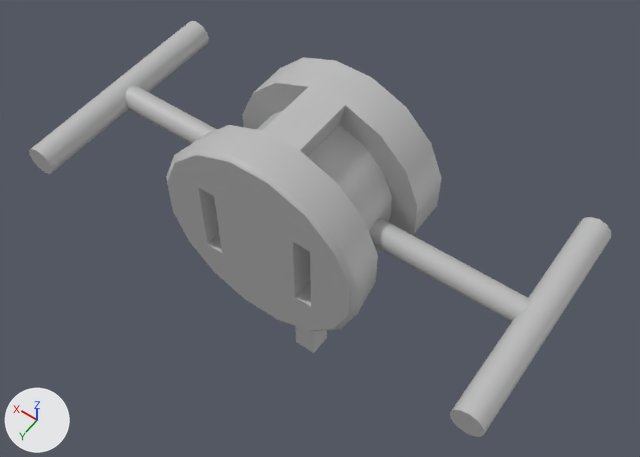
The FBX model Assets/Art/Environment/Props/Models/Env_Props_BatteryChargingPump_CW.fbx as it was, and as the next commit left it.
Camera for both pictures: a 50 mm camera at (-0.899, 1.212, 2.52) aimed at (-0.003, -0.042, 0.55). Lighting does not change. The marker at lower left points along +X, +Y and +Z. Where no turn or scale is listed for an object, it has been applied to the vertices.

The first picture shows 'Prop_BatteryChargingPump', 'Prop_BatteryChargingPump_Handle'.
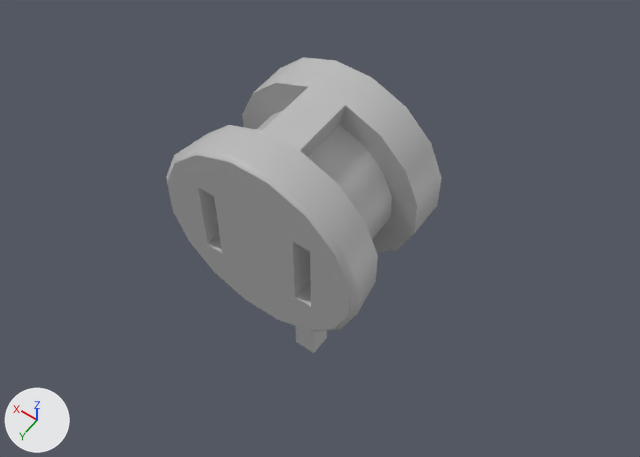
Where the change shows, as pixel boxes (x1, y1, x2, y2) in the pictures (640 x 457 px):
'Prop_BatteryChargingPump_Handle', deleted
    before: (29, 21, 611, 437)

Patch to the scene script:
```diff
--- a/Assets/Art/Environment/Props/Models/Env_Props_BatteryChargingPump_CW.fbx.py
+++ b/Assets/Art/Environment/Props/Models/Env_Props_BatteryChargingPump_CW.fbx.py
@@ ob_prop_batterychargingpump_handle @@
-ob_prop_batterychargingpump_handle = bpy.data.objects.new('Prop_BatteryChargingPump_Handle', me_mesh_001)
-ob_prop_batterychargingpump_handle.location = (0.0, 0.001, 0.736)
```
